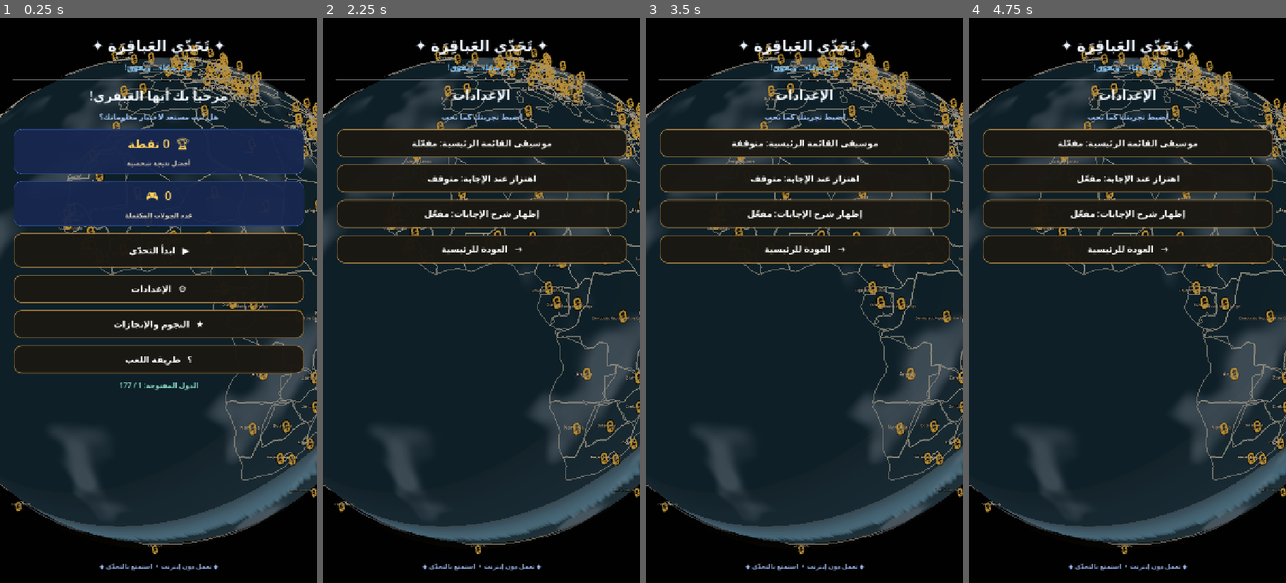
Above: before the commit, frames 1-4 (left to right).
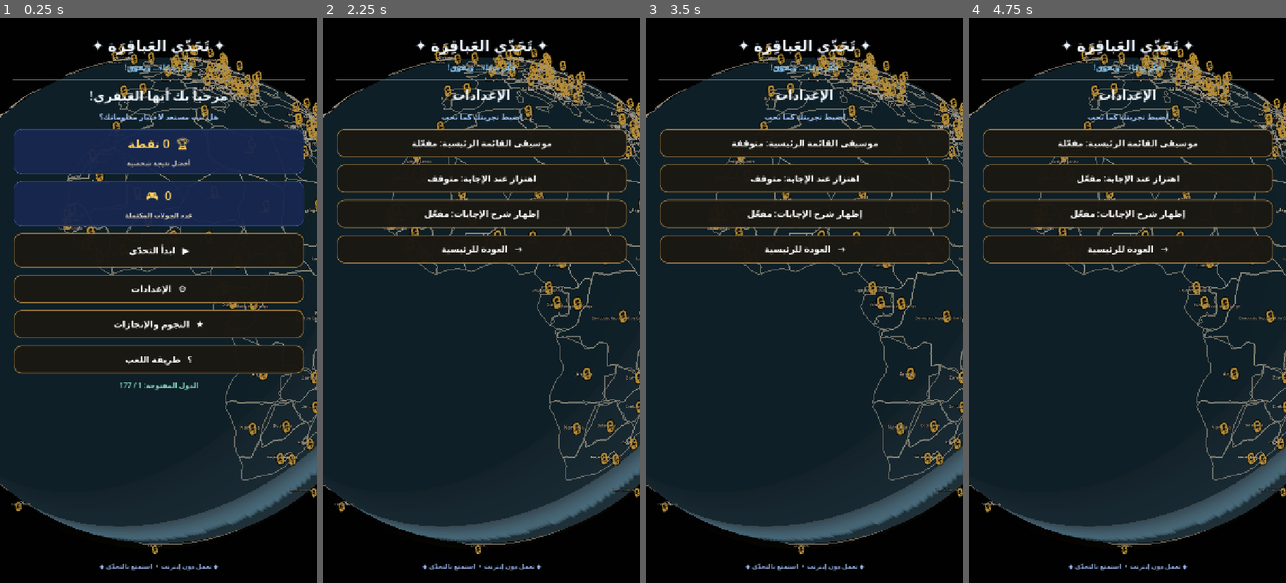
Above: after the commit, the same moments.

Repository: mahdialloui01-art/challenge-
Game: Godot game, scene res://scenes/main.tscn
Same seed, same stepped clock (60 frames per second), same inputs: the game is played once before the commit and once after it.
Inputs:
- Up to frame 1 (0.25 s): no input
- Up to frame 2 (2.25 s): click "▶ ابدأ التحدّي" at 0.5 s; click "⌂ الرئيسية" at 1.25 s; click "⚙ الإعدادات" at 2 s
- Up to frame 3 (3.5 s): click "موسيقى القائمة الرئيسية: مفعّ…" at 2.75 s
- Up to frame 4 (4.75 s): click "موسيقى القائمة الرئيسية: متوق…" at 3.5 s; click "اهتزاز عند الإجابة: متوقف" at 4.25 s

The runs differ from the first frame. In frame 1, 4.5% of the frame differs, in the area x 0-100%, y 6-93%; in frame 2, 5.5%; in frame 3, 5.5%; in frame 4, 5.5%.

Commit message:
Remove visible regional seams and refine ocean palette

Diff:
--- a/scripts/world_globe.gd
+++ b/scripts/world_globe.gd
@@ -78,17 +78,19 @@
 uniform sampler2D earth_texture : source_color, filter_linear_mipmap;
 void fragment() {
     vec3 source = texture(earth_texture, UV).rgb;
-    // Preserve the satellite land detail while giving oceans a natural deep-blue
-    // colour with lighter coastal water; white clouds and polar ice stay untouched.
-    float blue_score = source.b - max(source.r, source.g);
-    float ocean_mask = smoothstep(0.025, 0.105, blue_score);
-    float depth_tone = clamp((source.b - source.r) * 1.8 + 0.22, 0.0, 1.0);
-    vec3 deep_sea = vec3(0.012, 0.075, 0.145);
-    vec3 open_water = vec3(0.025, 0.205, 0.305);
-    vec3 sea_colour = mix(deep_sea, open_water, depth_tone);
-    vec3 natural_land = source * vec3(1.02, 1.00, 0.94);
+    // Keep the original satellite land texture and replace only strongly blue ocean pixels.
+    float max_land = max(source.r, source.g);
+    float blue_excess = source.b - max_land;
+    float ocean_mask = smoothstep(0.008, 0.060, blue_excess);
+    float water_depth = clamp((source.b - source.r) * 2.4 + 0.45, 0.0, 1.0);
+    vec3 deep_ocean = vec3(0.012, 0.055, 0.125);
+    vec3 open_ocean = vec3(0.025, 0.145, 0.255);
+    vec3 shallow_water = vec3(0.055, 0.30, 0. thirty);
+    vec3 sea_colour = mix(deep_ocean, open_ocean, water_depth);
+    sea_colour = mix(sea_colour, shallow_water, smoothstep(0.55, 0.92, water_depth) * 0.28);
+    vec3 natural_land = source * vec3(1.04, 1.02, 0.98);
     ALBEDO = mix(natural_land, sea_colour, ocean_mask);
-    ROUGHNESS = 0.94;
+    ROUGHNESS = 0.96;
 }
 """
         var earth_material := ShaderMaterial.new()
@@ -103,8 +105,7 @@
         ocean = fallback_ocean
     globe_mesh.material_override = ocean
     add_child(globe_mesh)
-    _build_north_africa_detail_patch()
-    _build_cloud_layer()
+    # Keep one seamless global surface; regional overlays caused visible rectangular seams.
 
     var atmosphere := MeshInstance3D.new()
     atmosphere.mesh = _create_earth_mesh(96, 48, GLOBE_RADIUS * 1.022)
